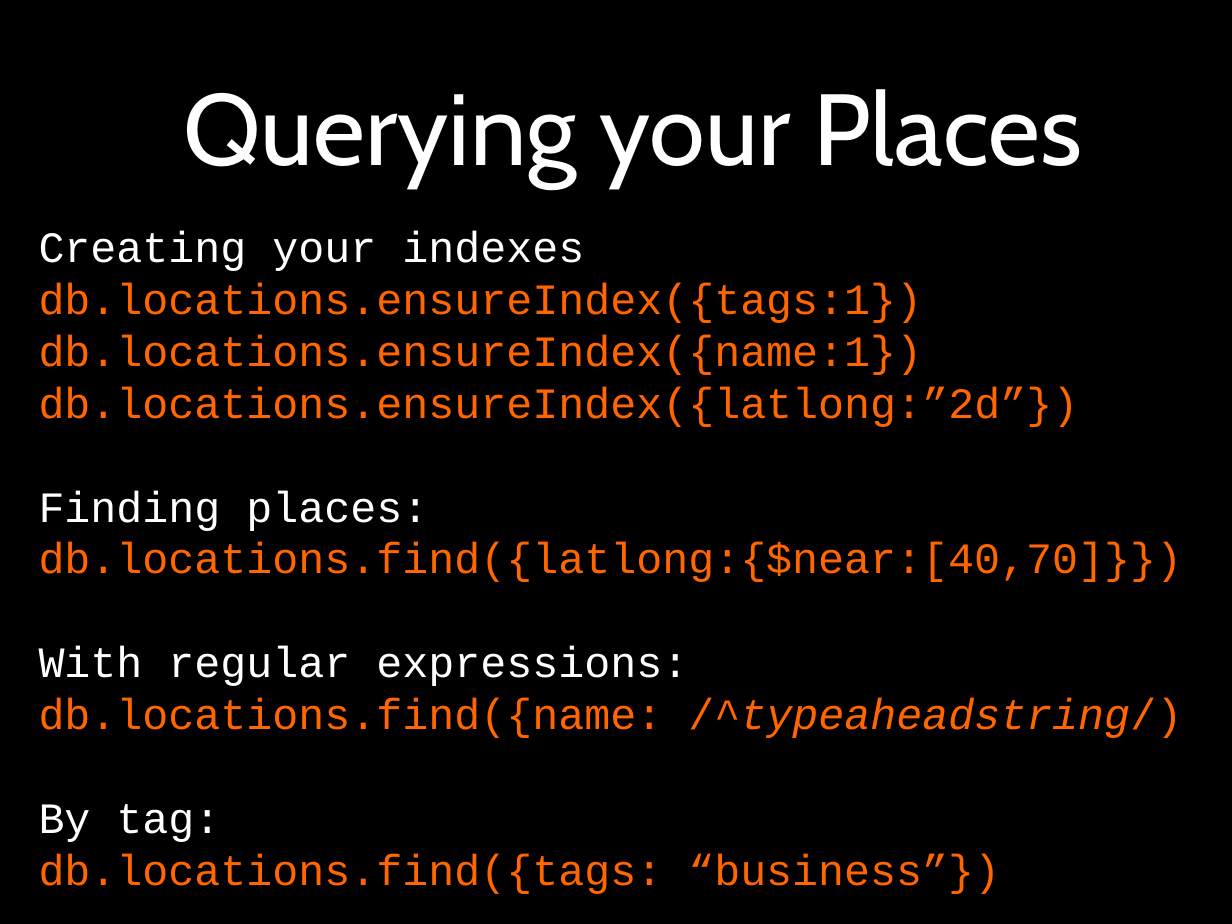
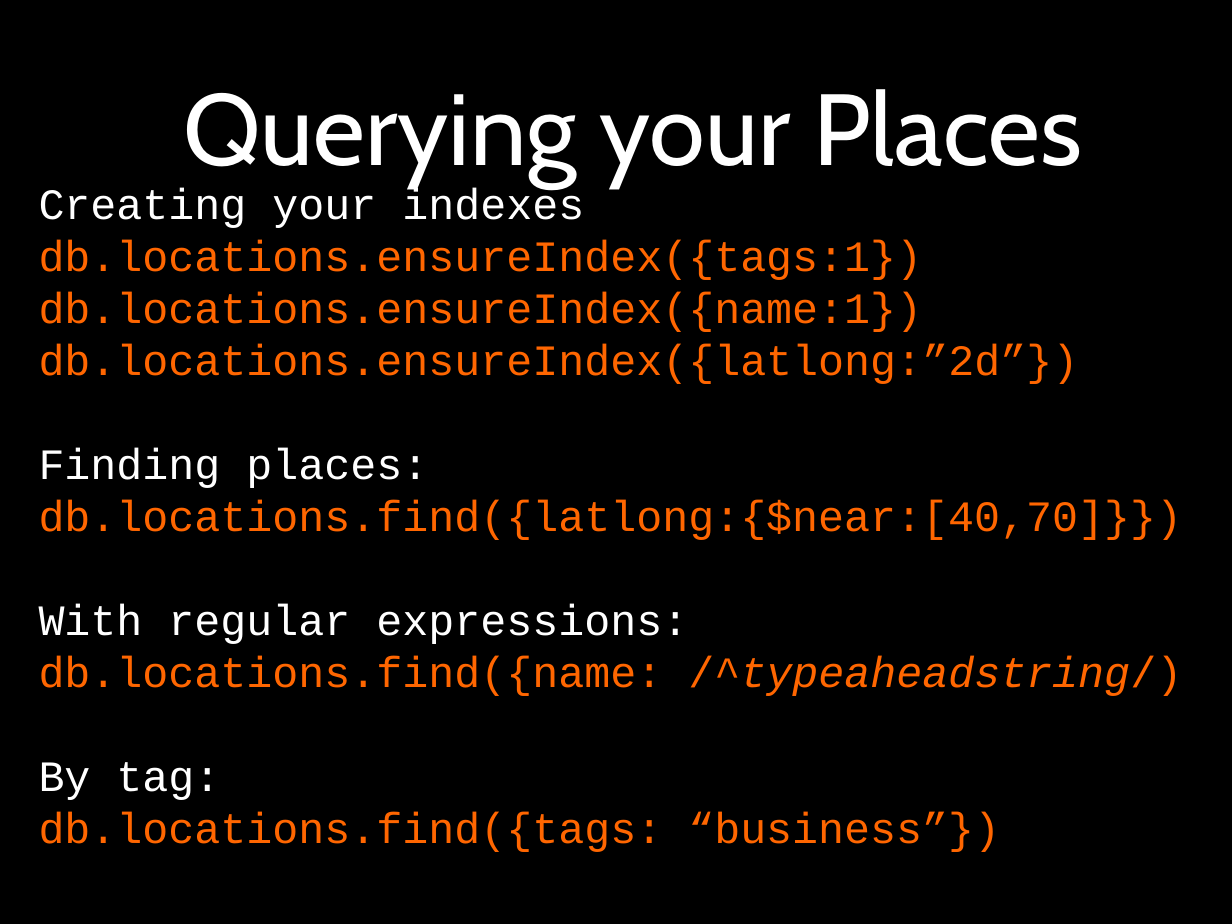
Before and after one commit to cocoon-project/restful-workshop, a slide deck: slide 20 of doc/Building Web Applications with MongoDB Presentation.ppt. Drawn at 1232x924 pixels with LibreOffice and Linux fonts; fonts in the diff are those of the drawing. Boxes give left, top, right and bottom in pixels: in the first picture for what was removed or moved away, otherwise in the second. Text is boxed around its words. In the diff, an @@ line names an element or a change of style, - is before the commit and + after.

```diff
--- a/doc/Building Web Applications with MongoDB Presentation.ppt
+++ b/doc/Building Web Applications with MongoDB Presentation.ppt
@@ text "Creating your indexes" rewrapped from (39, 282, 1183, 894) to (39, 188, 1183, 852) @@
```
Also in this commit, not shown: 1 other slide changed, 5 other files.
